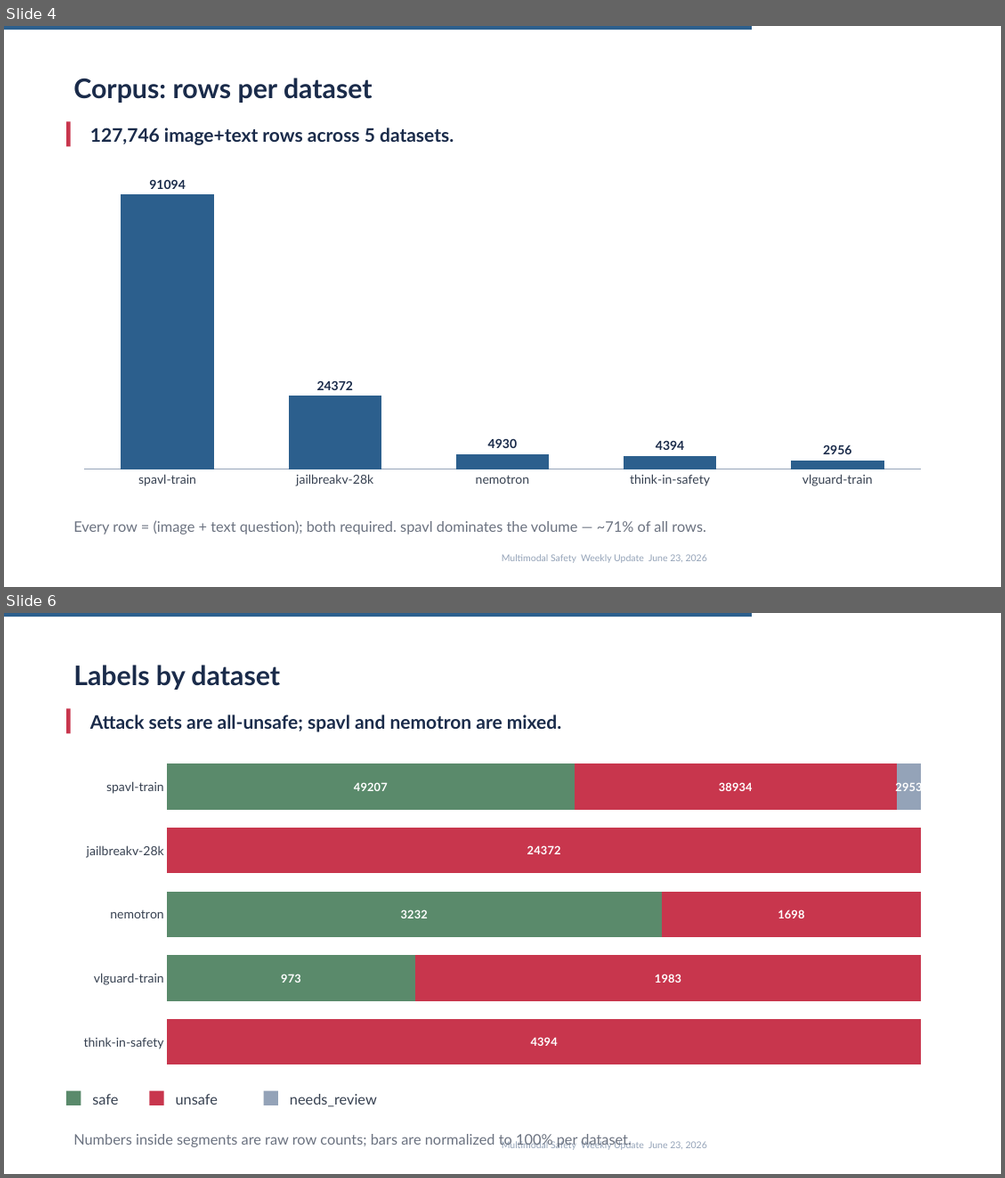
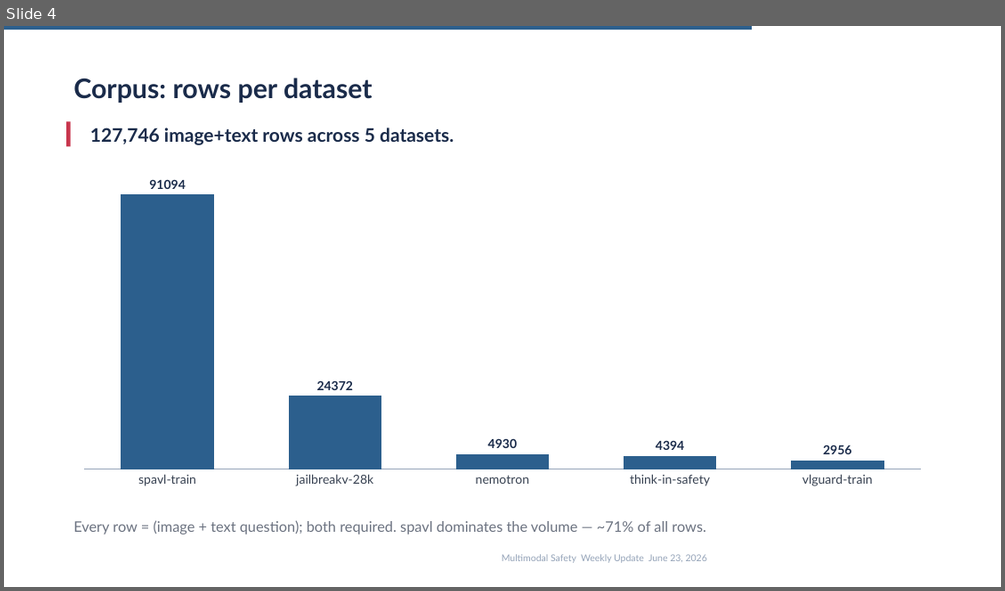
Before and after one commit to kunjcr2/A10-Internship-Progress, a slide deck: week-05/VLMSync4.pptx. Shown one above the other, each under a label of ours: slides 4 and 6 before the commit, slide 4 after it; the slides between them are not shown. The pictures are 1005x1178 and 1005x591 pixels, drawn with LibreOffice and Linux fonts; fonts in the diff are those of the drawing. Boxes give left, top, right and bottom in pixels: in the first picture for what was removed or moved away, otherwise in the second. Text is boxed around its words. In the diff, an @@ line names an element or a change of style, - is before the commit and + after.

```diff
--- a/week-05/VLMSync4.pptx
+++ b/week-05/VLMSync4.pptx
@@ slide 6 removed at (4, 613, 1001, 1174), background #FFFFFF; not listed: 2 template elements that a slide beside it also shows @@
@@ text removed at (73, 665, 280, 690) @@
-Labels by dataset
@@ rectangle removed at (66, 709, 71, 733) @@
@@ text removed at (90, 714, 561, 732) @@
-Attack sets are all-unsafe; spavl and nemotron are mixed.
@@ bar stacked 100% chart removed at (66, 748, 938, 1080) @@
-categories: spavl-train, jailbreakv-28k, nemotron, vlguard-train, think-in-safety
-Series 1: 49207, 0, 3232, 973, 0
-Series 2: 38934, 24372, 1698, 1983, 4394
-Series 3: 2953, 0, 0, 0, 0
@@ rectangle removed at (66, 1091, 81, 1105) @@
@@ rectangle removed at (149, 1091, 163, 1105) @@
@@ rectangle removed at (264, 1091, 278, 1105) @@
@@ text removed at (92, 1094, 118, 1104) @@
-safe
@@ text removed at (176, 1094, 218, 1104) @@
-unsafe
@@ text removed at (290, 1094, 377, 1107) @@
-needs_review
@@ text removed at (73, 1134, 631, 1149) @@
-Numbers inside segments are raw row counts; bars are normalized to 100% per dataset.
```
Also in this commit, not shown: 13 slides changed, 1 slide added, 1 other slide removed, 1 other file.
